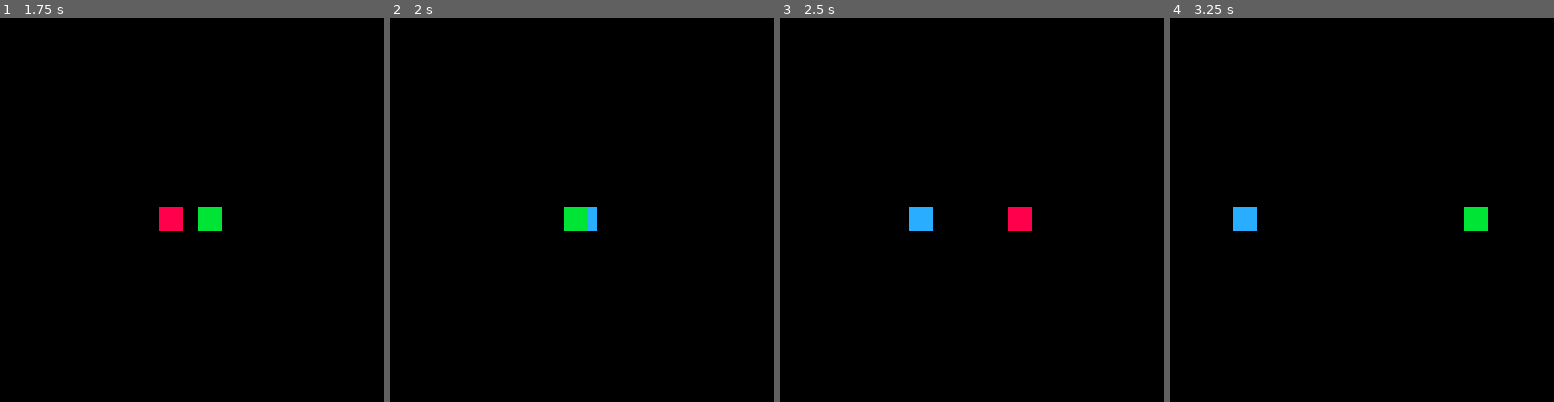
Above: before the commit, frames 1-4 (left to right).
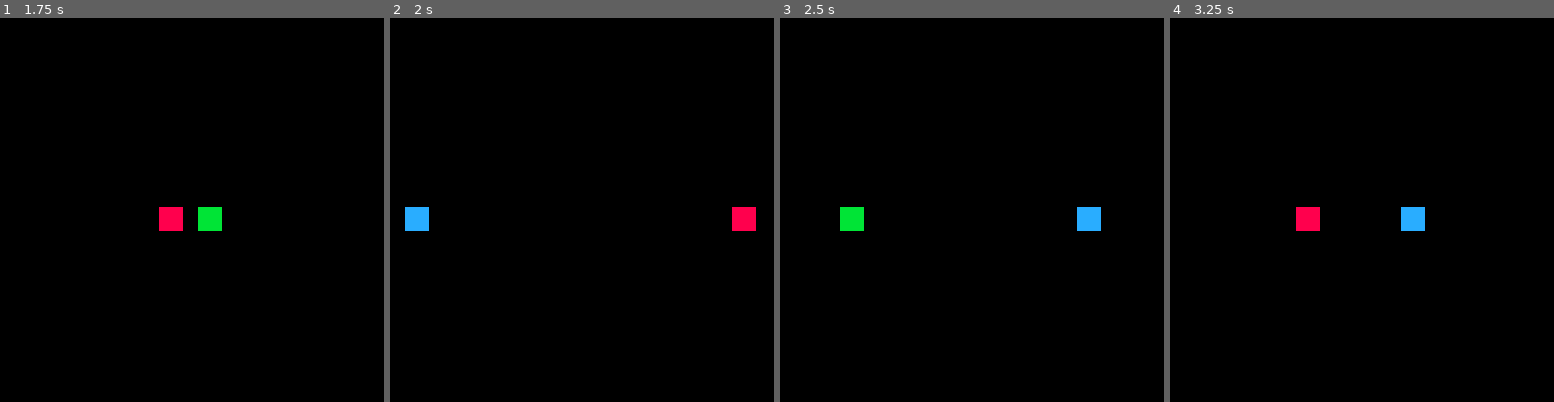
Above: after the commit, the same moments.

Repository: Kertic/picoProjects
Game: PICO-8 cartridge pico-8/joust.p8
The game is run twice, just before and just after one commit, with the same random seed, the same clock (stepped at 60 frames per second) and the same inputs.
Inputs:
- Up to frame 1 (1.75 s): tap X (X key) at 0.33, 1.07 s; tap O (Z key) at 0.7, 1.7 s; hold Right from 1.6 s (still down)
- Up to frame 2 (2 s): keep holding Right; tap X (X key) at 1.85 s
- Up to frame 3 (2.5 s): release Right at 2.1 s; tap O (Z key) at 2.1 s; hold Right from 2.47 s (still down)
- Up to frame 4 (3.25 s): tap O (Z key) at 2.5, 2.9 s; tap X (X key) at 2.97 s; release Right at 3.03 s; hold Left from 3.08 s (still down)

Frame 1 is identical in both runs. In frame 2, 1.3% of the frame differs, in the area x 3-96%, y 49-56%; in frame 3, 1.6%, in the area x 15-84%, y 49-56%; in frame 4, 1.6%.

Commit message:
added collision detection and changed clear to cls

Diff:
--- a/pico-8/joust.p8
+++ b/pico-8/joust.p8
@@ -9,6 +9,7 @@
 --0 = menu, 1 is play
 --2 is p1 victory
 --3 is p2 victory
+msg = false
 
 players = {}
 
@@ -33,15 +34,36 @@
 function _update()
 	local p1 = getp1()
 	local p2 = getp2()
+	--main menu mode
 	if(mode == 0) then
 	end
 
+	--p1 victory
+	if(mode == 2) then
+		if(btnp(0) or btnp(1) or btnp(4) or btnp(5)) reset() --replay
+	end
+	--p2 victory
+	if(mode == 3) then
+		if(btnp(0) or btnp(1) or btnp(4) or btnp(5)) reset() --replay
+	end
+
+	--in game mode
 	if(mode == 1) then
 		--game logic
 		p1.x += speed
 		p2.x -= speed
 		if(p2.x <= p1.x + 8)then
 			--collision, so gameover
+			if(p1.spr == 1) then
+				if(p2.spr == 2) mode = 2
+				if(p2.spr == 3) mode = 3
+			elseif(p1.spr == 2) then
+				if(p2.spr == 1) mode = 3
+				if(p2.spr == 3) mode = 2
+			elseif(p1.spr == 3) then
+				if(p2.spr == 1) mode = 2
+				if(p2.spr == 2) mode = 3
+			end
 
 		end
 
@@ -74,15 +96,28 @@
 		end
 	end
 
+
+
 end
 
 
 function _draw()
+
+	cls()
 	if(mode == 0) then
 	end
 	if(mode == 1) then
-		cls()
 		drawplayers()
+	end
+	if(mode == 2) then
+		print("player 1 winner",0,0)
+		print("press z, x, left or right",0,8)
+		print("to try again",0,16)
+	end
+	if(mode == 3) then
+		print("player 1 winner",0,0)
+		print("press z, x, left or right",0,8)
+		print("to try again",0,16)
 	end
 end
 -->8
@@ -94,7 +129,22 @@
 function drawplayers()
 	for i=1,count(players) do
 		spr(players[i].spr, players[i].x, players[i].y)
+
 	end
+end
+
+function reset()
+	local p1 = getp1()
+	local p2 = getp2()
+	p1.spr = 1
+	p1.x = 0
+	p1.y = 63
+
+	p2.spr = 2
+	p2.x = 119
+	p2.y = 63
+	speed = 1
+	mode = 1
 end
 
 -->8
Renamed: pico-8/clear.p8 -> pico-8/cls.p8
